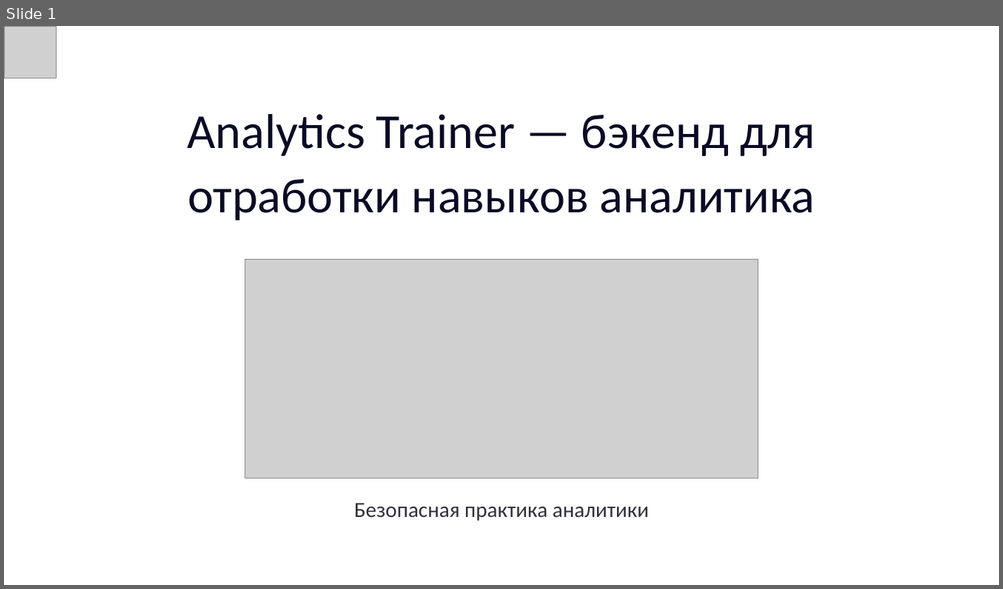
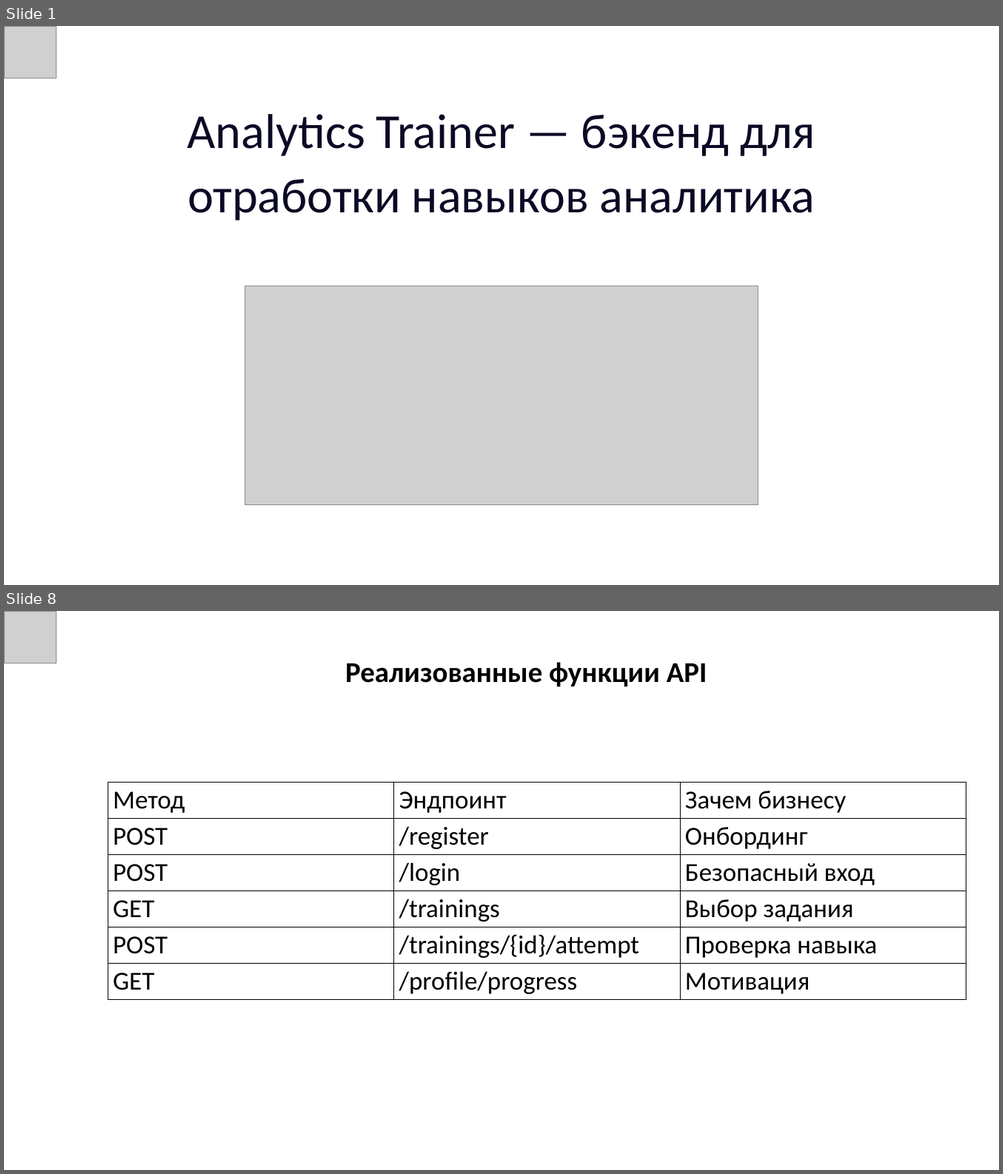
Before and after one commit to AbyanovDamir/analytics-trainer, a slide deck: present.pptx. Shown one above the other, each under a label of ours: slide 1 before the commit, slides 1 and 8 after it; the slides between them are not shown. The pictures are 1003x589 and 1003x1174 pixels, drawn with LibreOffice and Linux fonts; fonts in the diff are those of the drawing; grey boxes stand for pictures; background and template pictures are left out. Boxes give left, top, right and bottom in pixels: in the first picture for what was removed or moved away, otherwise in the second. Text is boxed around its words. In the diff, an @@ line names an element or a change of style, - is before the commit and + after.

```diff
--- a/present.pptx
+++ b/present.pptx
@@ slide 8 added at [4, 611, 999, 1170], background picture (left out) @@
@@ picture added at [4, 611, 56, 663] @@
@@ text added at [345, 662, 707, 687], 40 pt, text #000000, bold @@
+Реализованные функции API
@@ table added at [108, 782, 965, 999], 6 rows, 3 columns @@
+Метод | Эндпоинт | Зачем бизнесу
+POST | /register | Онбординг
+POST | /login | Безопасный вход
+GET | /trainings | Выбор задания
+POST | /trainings/{id}/attempt | Проверка навыка
+GET | /profile/progress | Мотивация
@@ slide 1 changed as well @@
@@ picture: place and size @@
-picture at [245, 259, 757, 478]
+picture at [245, 286, 757, 505]
@@ text removed at [354, 503, 649, 521] @@
-Безопасная практика аналитики
```
Also in this commit, not shown: 10 other slides added, 6 slides removed, 1 other file.
